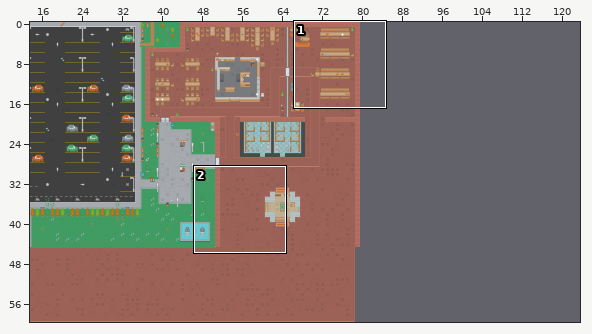
Tiled map: app/assets/MapLib.tmx. Above, an overview of the earlier version with the close-up marked.
Close-up. The starting point:
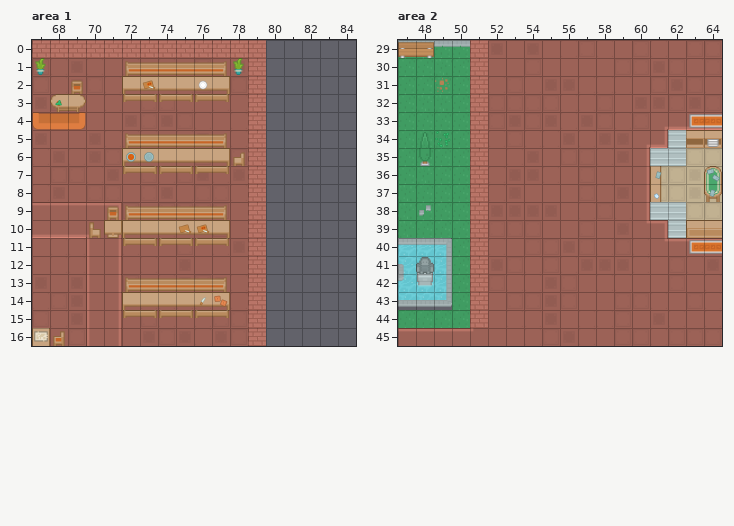
Cells are 64x64 px. Shown: area 1 x 67..84, y 0..16; area 2 x 47..64, y 29..45. The commit also changed other parts of the map, which this record leaves out.
The same view after the edit:
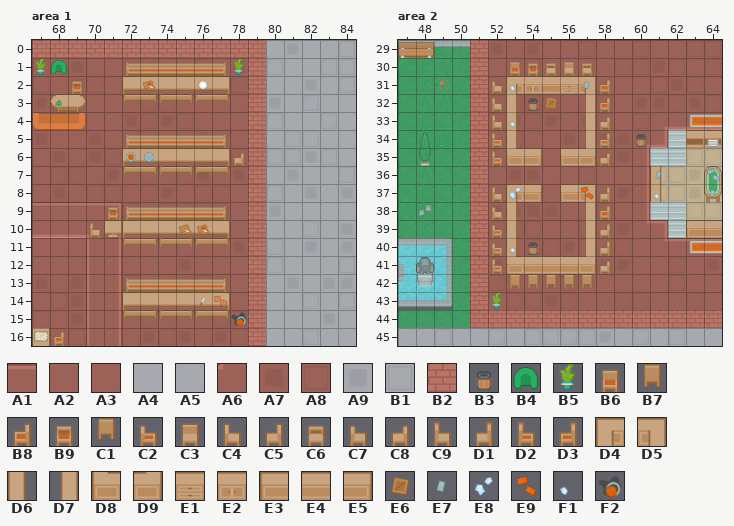
Key: from "City": A1 2, A2 6, A3 7, A4 22, A5 23, A6 42, A7 43, A8 44, A9 59, B1 60, B2 187, B3 499; from "Custom": B4 40; from "Indoor": B5 16, B6 52, B7 53, B8 55, B9 78, C1 79, C2 80, C3 104, C4 106, C5 107, C6 130, C7 132, C8 133, C9 158, D1 159, D2 184, D3 185, D4 350, D5 351, D6 376, D7 377, D8 428, D9 429, E1 443, E2 444, E3 451, E4 452, E5 453; from "Shooter": E6 156, E7 262, E8 263, E9 288, F1 290, F2 318.
__ is an empty cell, .. an unchanged one.
Diff:
--- layer "Ground", area 1
@@ x 80..84 @@
- 0 __ __ __ __ __
- 1 __ __ __ __ __
- 2 __ __ __ __ __
- 3 __ __ __ __ __
- 4 __ __ __ __ __
- 5 __ __ __ __ __
- 6 __ __ __ __ __
- 7 __ __ __ __ __
- 8 __ __ __ __ __
- 9 __ __ __ __ __
-10 __ __ __ __ __
-11 __ __ __ __ __
-12 __ __ __ __ __
-13 __ __ __ __ __
-14 __ __ __ __ __
-15 __ __ __ __ __
-16 __ __ __ __ __
+ 0 A5 A9 A4 A5 B1
+ 1 B1 A5 A4 B1 B1
+ 2 A4 A5 A9 A5 B1
+ 3 A9 A4 B1 A4 A4
+ 4 B1 A4 A4 B1 A5
+ 5 A5 B1 B1 A4 A5
+ 6 B1 B1 A9 B1 A5
+ 7 A5 A9 A5 A5 B1
+ 8 B1 A4 A9 A5 A9
+ 9 A9 A5 A4 A5 A5
+10 A4 A5 B1 A5 A9
+11 B1 A4 A9 A4 A9
+12 B1 A4 A4 A4 B1
+13 A4 A9 A5 A9 A9
+14 A5 A4 B1 A4 B1
+15 A4 A4 A5 A9 A4
+16 A4 A5 B1 A5 A5
--- layer "Tables", area 1
@@ x 68..68 @@
- 1 __
+ 1 B4
--- layer "Ontop", area 1
@@ x 78..78 @@
-15 __
+15 F2
--- layer "Ground", area 2
@@ x 47..64 @@
-44 .. .. .. .. .. A2 A3 A3 A7 A2 A3 A3 A8 A2 A7 A3 A2 A3
-45 A1 A1 A1 A1 A6 A2 A2 A3 A8 A7 A3 A2 A8 A8 A3 A8 A8 A8
+44 .. .. .. .. .. B2 B2 B2 B2 B2 B2 B2 B2 B2 B2 B2 B2 B2
+45 A5 A5 B1 A5 A5 B1 A4 B1 B1 B1 B1 A9 A5 B1 A5 B1 A4 A5
--- layer "Environment", area 2
@@ x 54..55 @@
-32 __ __
+32 B3 E6
@@ x 60..60 @@
-34 __
+34 B3
@@ x 54..54 @@
-40 __
+40 B3
--- layer "Tables", area 2
@@ x 52..58 @@
-30 .. __ __ __ __ __ ..
-31 __ __ __ __ __ __ __
-32 __ __ .. .. .. __ __
-33 __ __ .. .. .. __ __
-34 __ __ .. .. .. __ __
-35 __ __ __ .. __ __ __
+30 .. B6 B9 C6 C3 C6 ..
+31 C7 D4 E2 E4 E1 D5 B8
+32 C4 D6 .. .. .. D7 B8
+33 C9 D6 .. .. .. D7 C8
+34 D2 D6 .. .. .. D7 D3
+35 D2 D8 E5 .. E3 D9 C8
@@ x 52..58 @@
-37 __ __ __ .. __ __ __
-38 __ __ .. .. .. __ __
-39 __ __ .. .. .. __ __
-40 __ __ .. .. .. __ __
-41 __ __ __ __ __ __ __
-42 .. __ __ __ __ __ ..
+37 C9 D4 E5 .. E3 D5 D1
+38 C7 D6 .. .. .. D7 B8
+39 C2 D6 .. .. .. D7 C5
+40 C2 D6 .. .. .. D7 D1
+41 D2 D8 E4 E4 E4 D9 C8
+42 .. B7 C1 C1 C1 C1 ..
--- layer "Ontop", area 2
@@ x 53..57 @@
-31 __ .. .. .. __
+31 F1 .. .. .. E7
@@ x 53..53 @@
-33 __
+33 F1
@@ x 53..57 @@
-37 __ .. .. .. __
+37 E8 .. .. .. E9
@@ x 53..53 @@
-40 __
+40 F1
@@ x 52..52 @@
-43 __
+43 B5
Changed places in both close-ups, as pixel boxes (x1, y1, x2, y2):
added: (266, 40, 356, 346)
added: (51, 60, 67, 74)
added: (231, 312, 247, 326)
added: (491, 61, 611, 166)
added: (636, 134, 646, 147)
changed: (398, 184, 722, 346)
